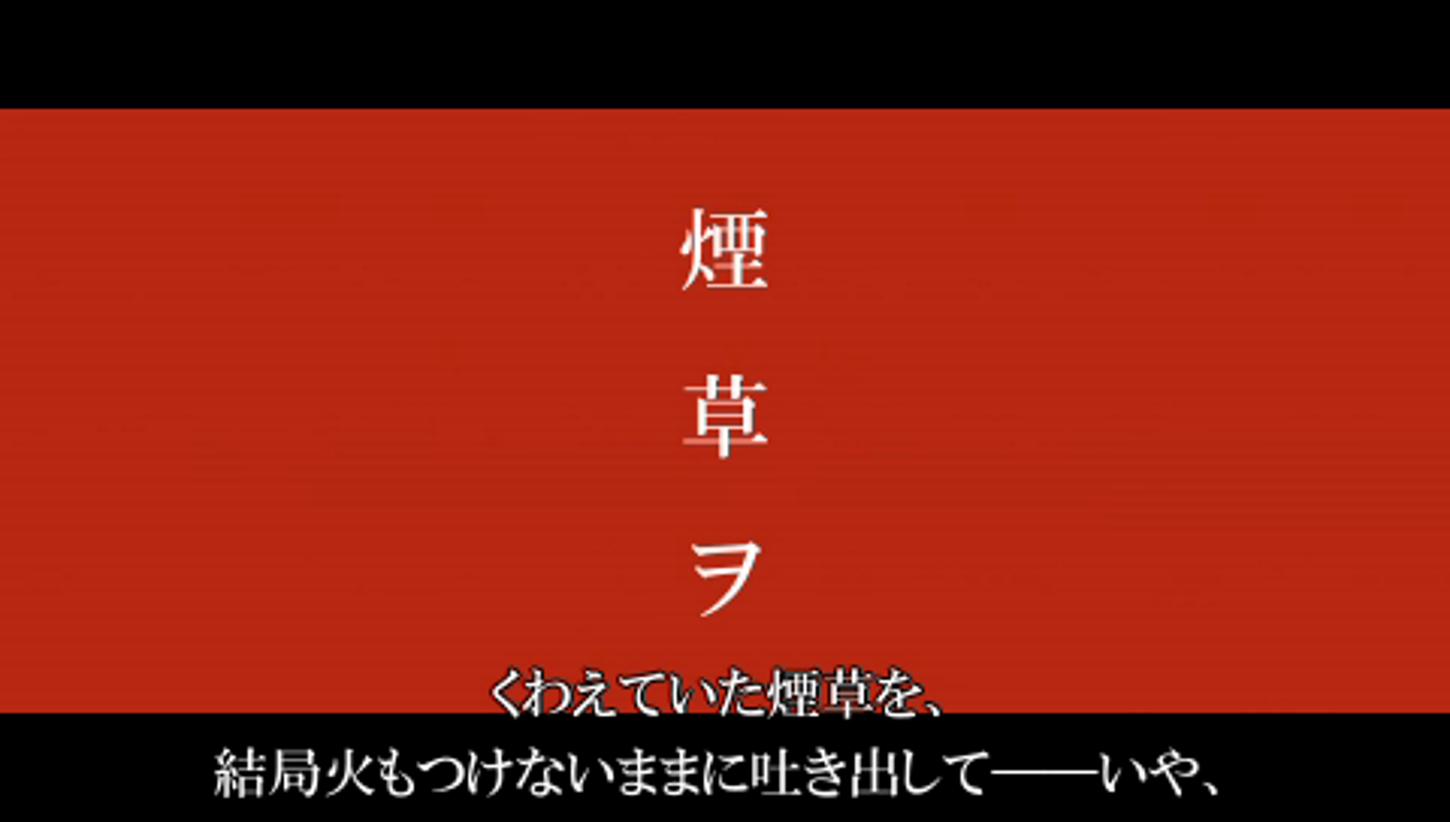
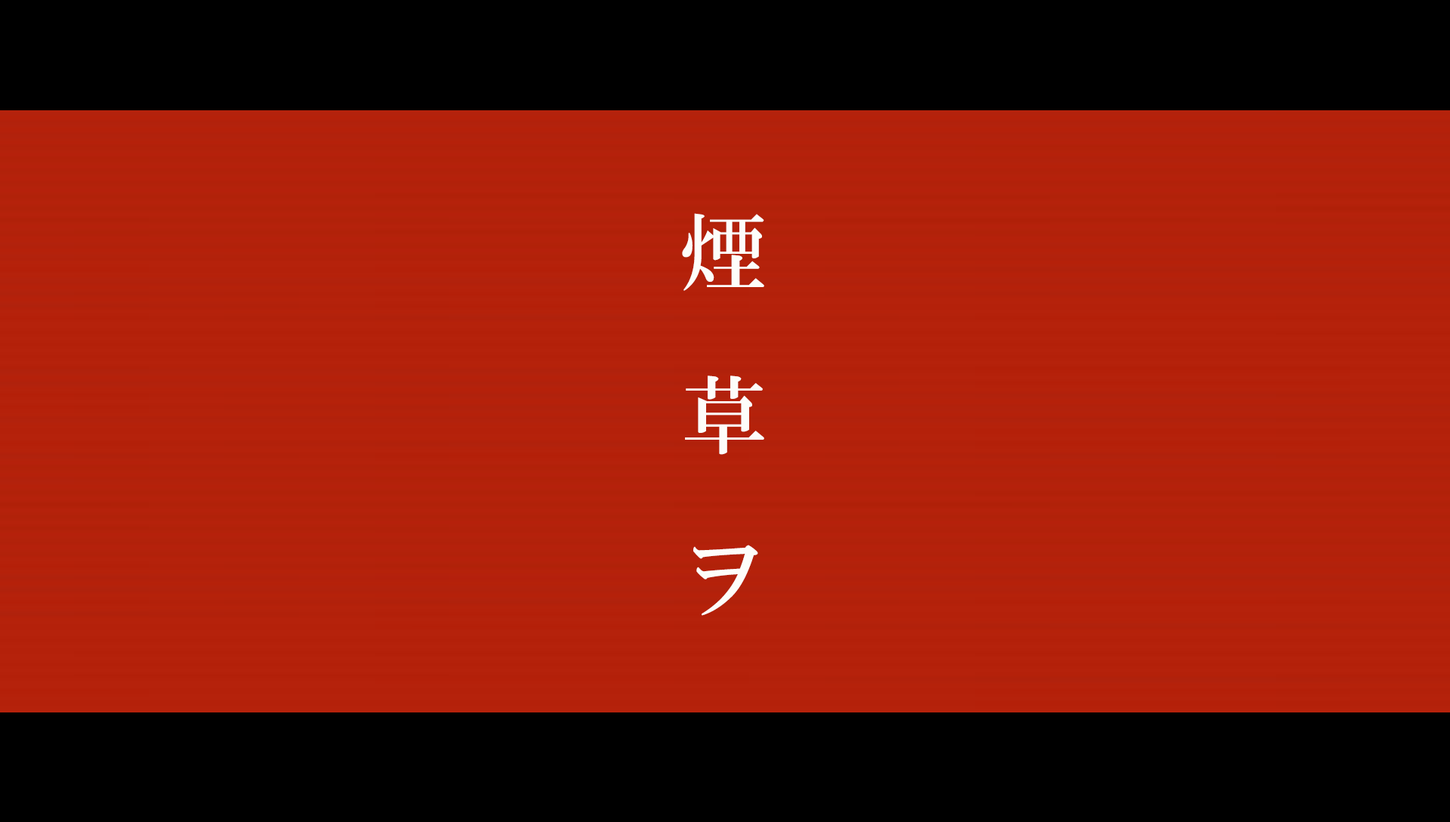
Two versions of the same layered image (1450×822). Layer-by-layer changes:
added layer "煙 草 ヲ" above "Layer 2" over [681, 212, 765, 616]
showed "Layer 2" over [0, 107, 1450, 799]
